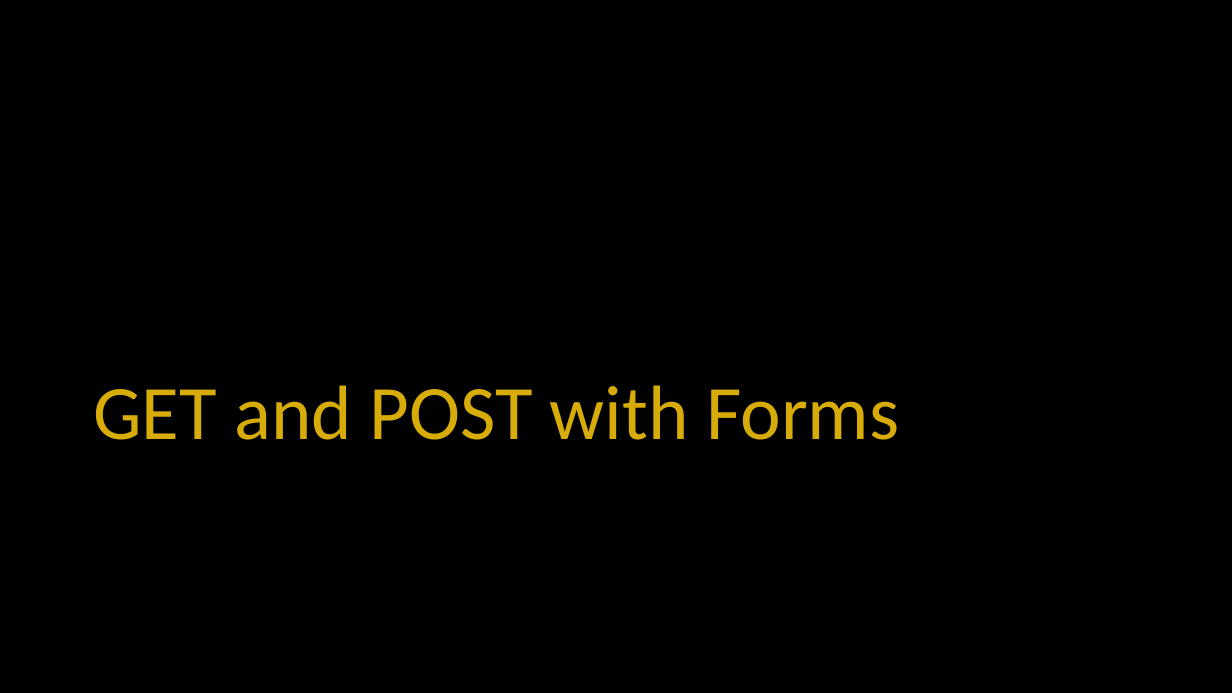
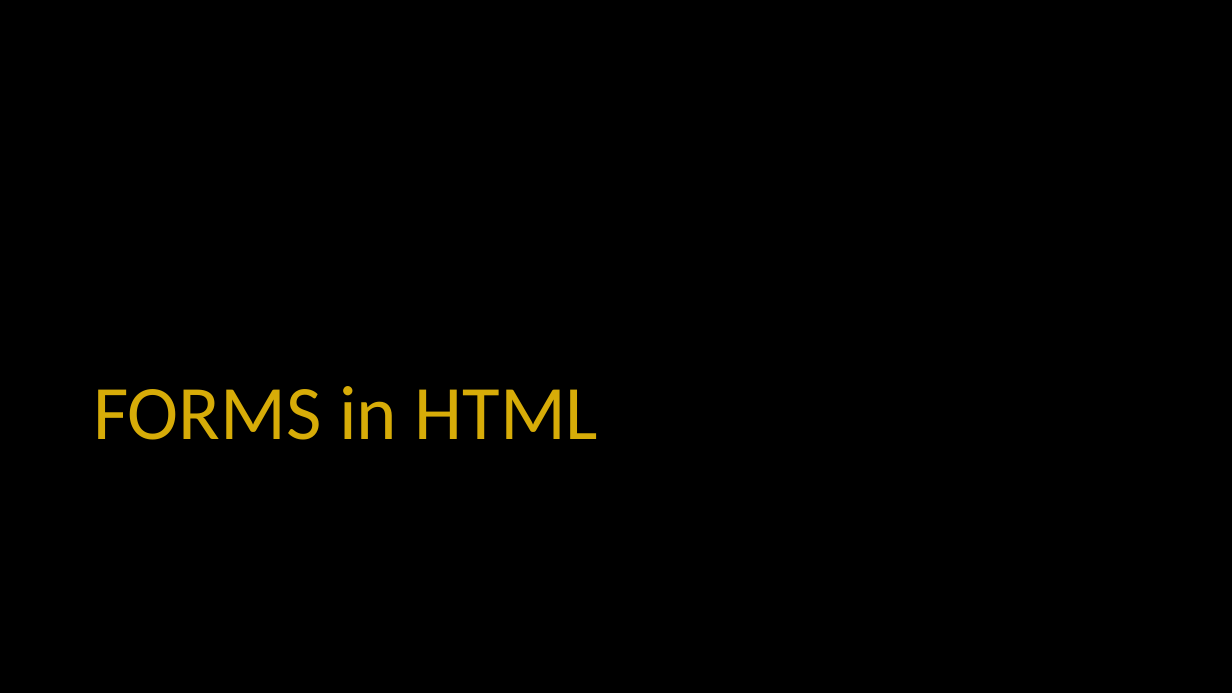
Before and after one commit to csev/dj4e, a slide deck: slide 4 of lectures/DJ-07-Forms.pptx. Drawn at 1232x693 pixels with LibreOffice and Linux fonts; fonts in the diff are those of the drawing. Boxes give left, top, right and bottom in pixels: in the first picture for what was removed or moved away, otherwise in the second. Text is boxed around its words. In the diff, an @@ line names an element or a change of style, - is before the commit and + after.

```diff
--- a/lectures/DJ-07-Forms.pptx
+++ b/lectures/DJ-07-Forms.pptx
@@ title at (93,386,599,440): text changed @@
-GET and POST with Forms
+FORMS in HTML
```
Also in this commit, not shown: 5 other slides changed, 12 slides added, 1 slide removed, 1 other file.
